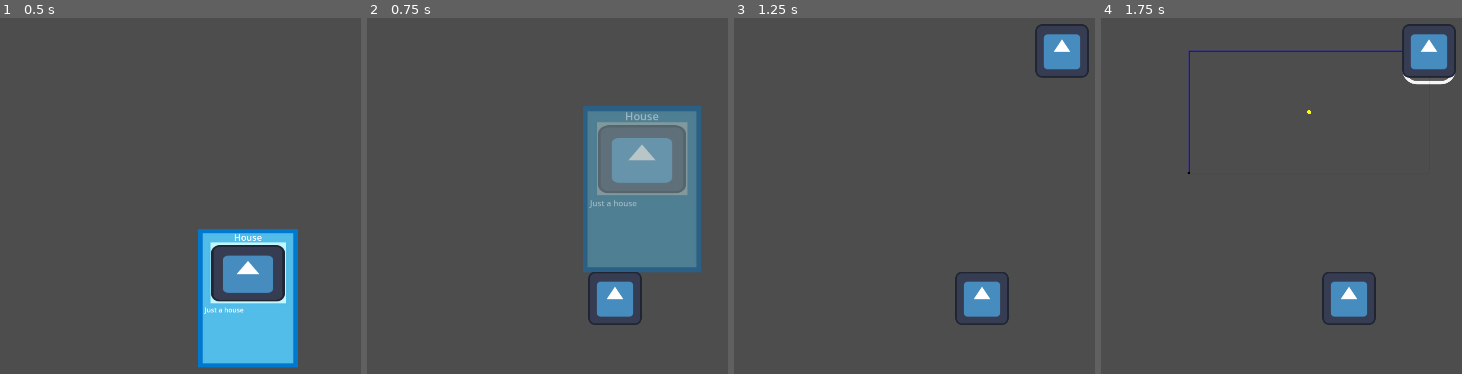
Above: before the commit, frames 1-4 (left to right).
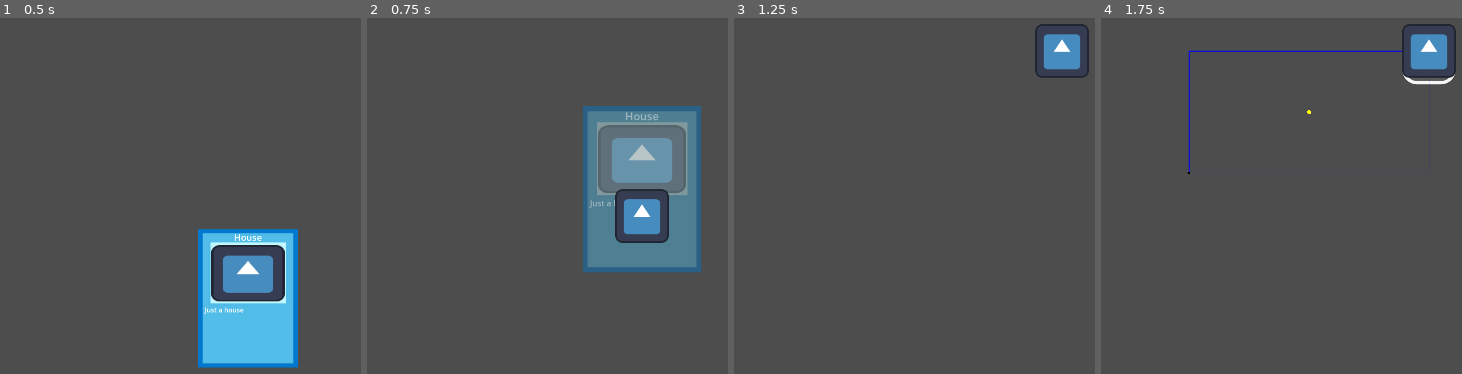
Above: after the commit, the same moments.

Repository: stranker/cardgame
Game: Godot game, scene res://Scenes/test_scene.tscn
Same seed, same stepped clock (60 frames per second), same inputs: the game is played once before the commit and once after it. The engine's default icon, where the game draws it, is replaced by a stand-in: a white triangle on a blue panel in a dark square.
Inputs (mouse positions are in pixels of both pictures, inside the frame that each line leads up to):
- Up to frame 1 (0.5 s): no input
- Up to frame 2 (0.75 s): tap Enter at 0.5 s; drag from (616, 299) to (695, 50) at 0.52 s
- Up to frame 3 (1.25 s): no input
- Up to frame 4 (1.75 s): drag from (1187, 171) to (1429, 50) at 1.27 s

Frame 1 is identical in both runs. In frame 2, 3.5% of the frame differs, in the area x 61-84%, y 48-87%; in frame 3, 1.3%; in frame 4, 1.3%.

Commit message:
Add physic layers and rework ConstructManager

Diff:
--- a/CardGame/Managers/construct_manager.gd
+++ b/CardGame/Managers/construct_manager.gd
@@ -1,10 +1,31 @@
-extends Node
+extends Node2D
 
 signal construct_success
 signal construct_failed
 
-func on_create_card_object(card : Card):
-	var obj : Node2D = card.get_object_scene().instantiate()
-	get_tree().root.add_child(obj)
-	obj.global_position = card.global_position
+var current_card_object : Node2D
+
+enum ConstructPhase { IDLE, START, FINISH }
+var construct_phase : ConstructPhase = ConstructPhase.IDLE
+
+func _process(delta):
+	if not current_card_object: return
+	current_card_object.global_position = get_global_mouse_position()
 	pass
+
+func create_card_object(card : Card):
+	construct_phase = ConstructPhase.START
+	current_card_object = card.get_object_scene().instantiate()
+	get_tree().root.add_child(current_card_object)
+	current_card_object.global_position = card.global_position
+	set_process(true)
+	pass
+
+func on_card_picked(card : Card):
+	create_card_object(card)
+	pass
+
+func on_card_dropped(card : Card):
+	construct_phase = ConstructPhase.FINISH
+	set_process(false)
+	pass
--- a/CardGame/Objects/Buildings/building.tscn
+++ b/CardGame/Objects/Buildings/building.tscn
@@ -23,6 +23,8 @@
 corner_radius_bottom_left = 40
 
 [node name="Building" type="StaticBody2D"]
+collision_layer = 2
+collision_mask = 6
 script = ExtResource("1_v2wy1")
 
 [node name="CollisionShape2D" type="CollisionShape2D" parent="."]
@@ -35,6 +37,8 @@
 texture = ExtResource("1_yqekq")
 
 [node name="SelectableComponent" type="Area2D" parent="."]
+collision_layer = 0
+collision_mask = 0
 script = ExtResource("2_3rwa3")
 
 [node name="CollisionShape2D" type="CollisionShape2D" parent="SelectableComponent"]
--- a/CardGame/Objects/Cards/card.gd
+++ b/CardGame/Objects/Cards/card.gd
@@ -28,6 +28,8 @@
 	mid_position = Vector2(get_viewport_rect().size.x * 0.5, global_position.y)
 	card_picked.connect(SelectionManager.on_card_selected)
 	card_dropped.connect(SelectionManager.on_card_deselected)
+	card_picked.connect(ConstructManager.on_card_picked)
+	card_dropped.connect(ConstructManager.on_card_dropped)
 	pass
 
 func set_data(new_card_data : CardData):
--- a/CardGame/Objects/Components/construct_component.tscn
+++ b/CardGame/Objects/Components/construct_component.tscn
@@ -3,5 +3,6 @@
 [ext_resource type="Script" path="res://Objects/Components/construct_component.gd" id="1_bfw8m"]
 
 [node name="ConstructComponent" type="Area2D"]
-collision_mask = 3
+collision_layer = 16
+collision_mask = 6
 script = ExtResource("1_bfw8m")
--- a/CardGame/Objects/Components/selectable_component.tscn
+++ b/CardGame/Objects/Components/selectable_component.tscn
@@ -3,6 +3,8 @@
 [ext_resource type="Script" path="res://Objects/Components/selectable_component.gd" id="1_gsd86"]
 
 [node name="SelectableComponent" type="Area2D"]
+collision_layer = 0
+collision_mask = 0
 script = ExtResource("1_gsd86")
 
 [connection signal="input_event" from="." to="." method="_on_input_event"]
--- a/CardGame/Objects/card_holder.gd
+++ b/CardGame/Objects/card_holder.gd
@@ -10,12 +10,9 @@
 var concentration_factor : float = 1
 var max_cards : int = 12
 
-signal create_card_object(card)
-
 func _ready():
 	ConstructManager.construct_success.connect(on_construct_success)
 	ConstructManager.construct_failed.connect(on_construct_failed)
-	create_card_object.connect(ConstructManager.on_create_card_object)
 	half_screen_center = get_viewport_rect().size * 0.5
 	global_position.x = half_screen_center.x
 	var unit = load("res://Objects/Cards/unit_data.tres")
@@ -29,9 +26,6 @@
 
 func _create_card(data : CardData):
 	var card : Card = card_scene.instantiate() as Card
-	card.card_picked.connect(_on_card_picked)
-	card.card_highlighted.connect(_on_card_highlighted)
-	card.card_dropped.connect(_on_card_dropped)
 	cards_parent.add_child(card)
 	cards.append(card)
 	card.set_data(data)
@@ -54,19 +48,10 @@
 	for hand_card in cards:
 		if card != hand_card:
 			hand_card.disabled()
-	_create_card_object(card)
 	pass
 
 func _on_card_highlighted(card : Card):
 	cards_parent.move_child(card, get_child_count() - 1)
-	pass
-
-func _create_card_object(card : Card):
-	create_card_object.emit(card)
-	pass
-
-func _on_card_dropped(card : Card):
-	_create_card_object(card)
 	pass
 
 func on_construct_failed(card : Card):
--- a/CardGame/project.godot
+++ b/CardGame/project.godot
@@ -45,3 +45,11 @@
 [input_devices]
 
 pointing/emulate_touch_from_mouse=true
+
+[layer_names]
+
+2d_physics/layer_1="Card"
+2d_physics/layer_2="Build"
+2d_physics/layer_3="Unit"
+2d_physics/layer_4="Selection"
+2d_physics/layer_5="Construct"
